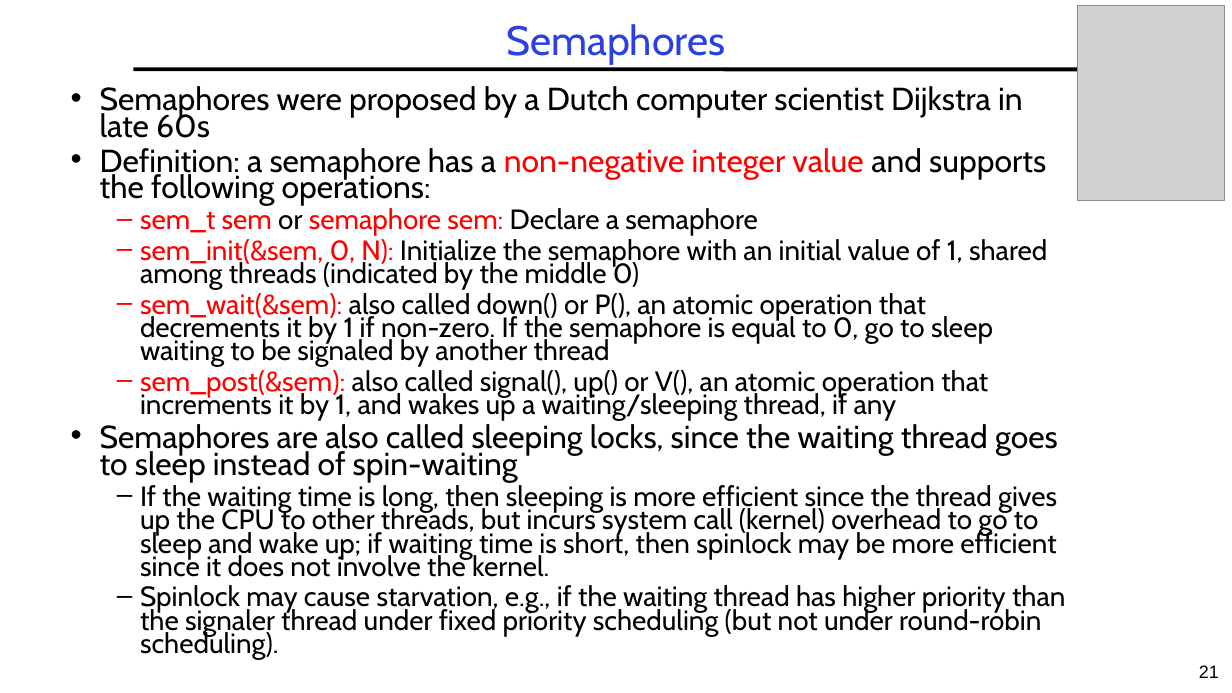
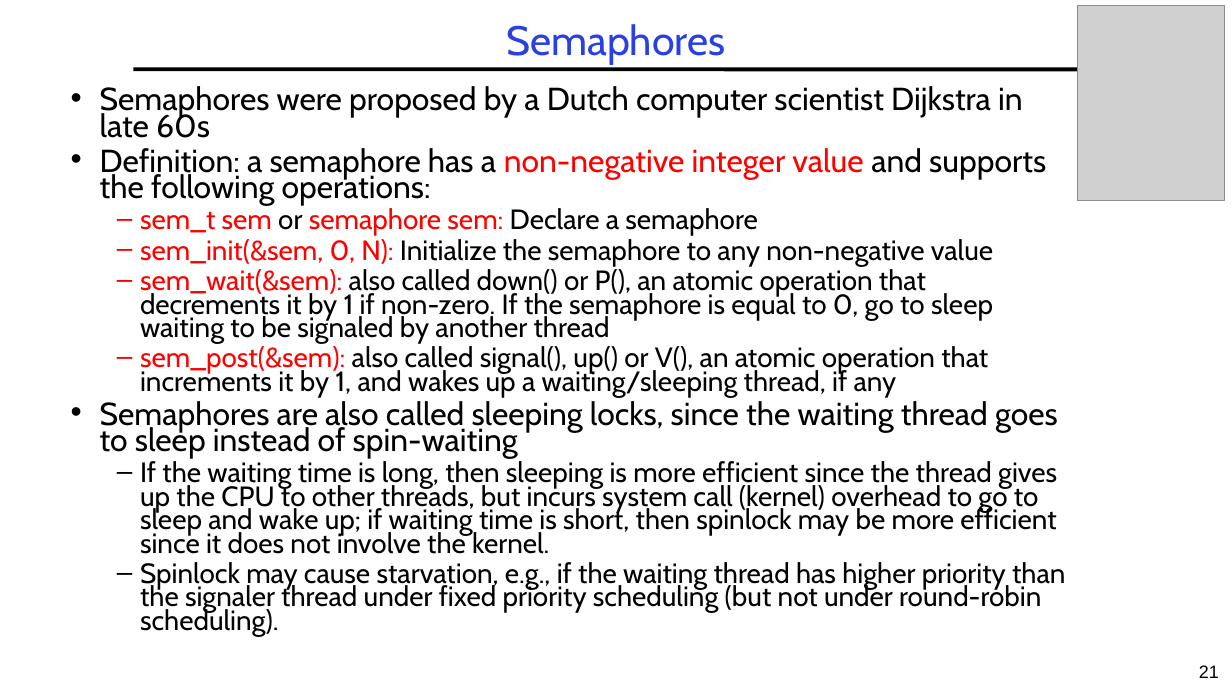
Before and after one commit to guhofstra/CSC256Fa25, a slide deck: slide 21 of PPTs/L3-Synchronization.pptx. Drawn at 1232x693 pixels with LibreOffice and Linux fonts; fonts in the diff are those of the drawing; grey boxes stand for pictures. Boxes give left, top, right and bottom in pixels: in the first picture for what was removed or moved away, otherwise in the second. Text is boxed around its words. In the diff, an @@ line names an element or a change of style, - is before the commit and + after.

```diff
--- a/PPTs/L3-Synchronization.pptx
+++ b/PPTs/L3-Synchronization.pptx
@@ text at (140,239,993,266): text changed @@
-  – sem_init(&sem, 0, N): Initialize the semaphore with an initial value of 1, shared among threads (indicated by the middle 0)
+  – sem_init(&sem, 0, N): Initialize the semaphore to any non-negative value
```
Also in this commit, not shown: 7 other slides changed, 18 other files.
